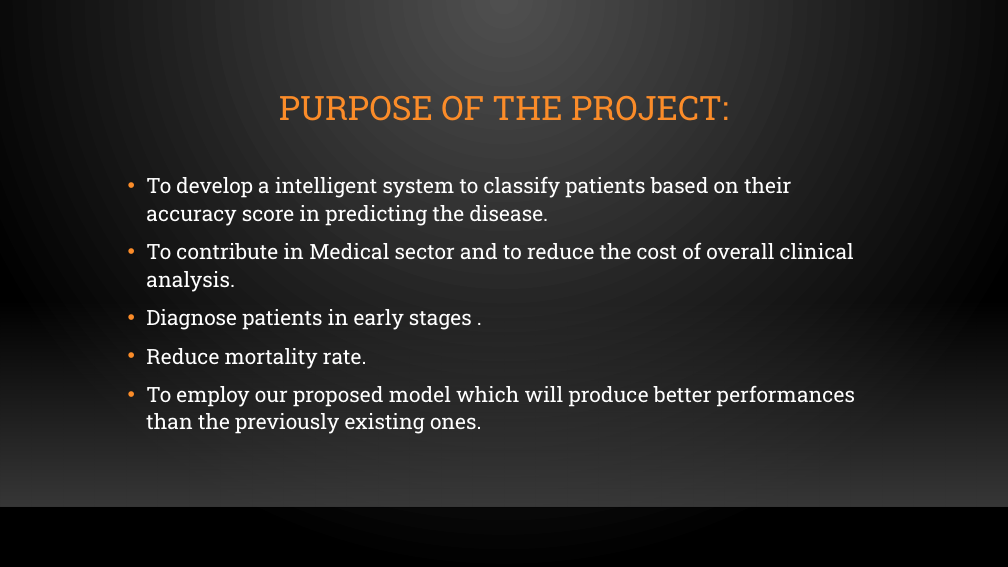
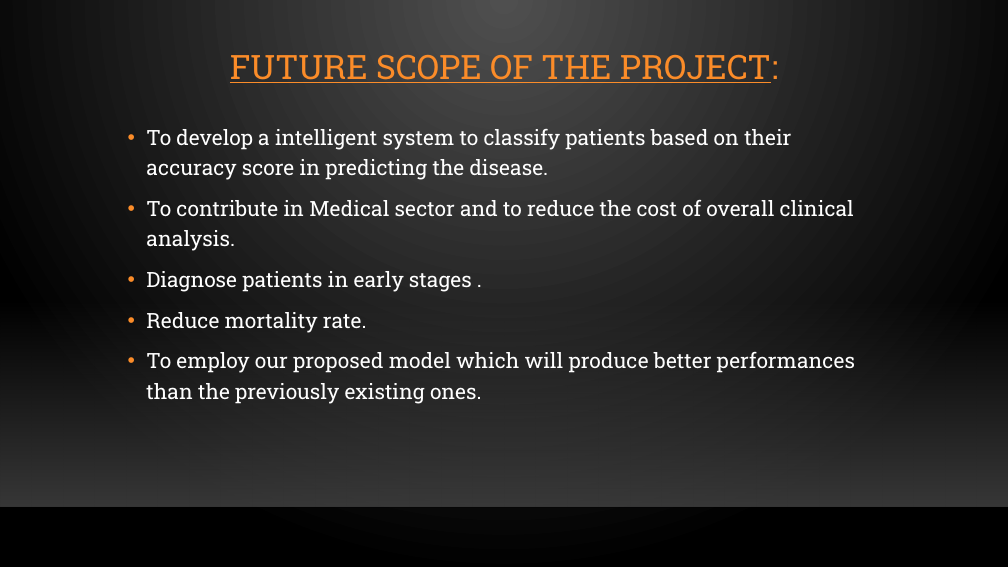
Before and after one commit to Pavankumar327/Projects-, a slide deck: slide 6 of Data Analytics Associate final project -DIABETES DISEASE PREDICTION.pptx. Drawn at 1008x567 pixels with LibreOffice and Linux fonts; fonts in the diff are those of the drawing; background and template pictures are left out. Boxes give left, top, right and bottom in pixels: in the first picture for what was removed or moved away, otherwise in the second. Text is boxed around its words. In the diff, an @@ line names an element or a change of style, - is before the commit and + after.

Commit message:
PPT on project1 for DIABETES DISEASE PREDICTION

```diff
--- a/Data Analytics Associate final project -DIABETES DISEASE PREDICTION.pptx
+++ b/Data Analytics Associate final project -DIABETES DISEASE PREDICTION.pptx
@@ title at [230,55,778,83]: text changed @@
-PURPOSE OF THE PROJECT:
+FUTURE SCOPE OF THE PROJECT:
@@ text "To develop a intelligent system ...": place and size @@
-text "To develop a intelligent system ..." at [146,177,855,434]
+text "To develop a intelligent system ..." at [146,129,855,404]
@@ text "To develop a intelligent system ..." at [146,129,855,404]: line spacing 1.1 to 1.2 @@
```
Also in this commit, not shown: 10 other slides changed, 4 slides added, 2 slides removed.
